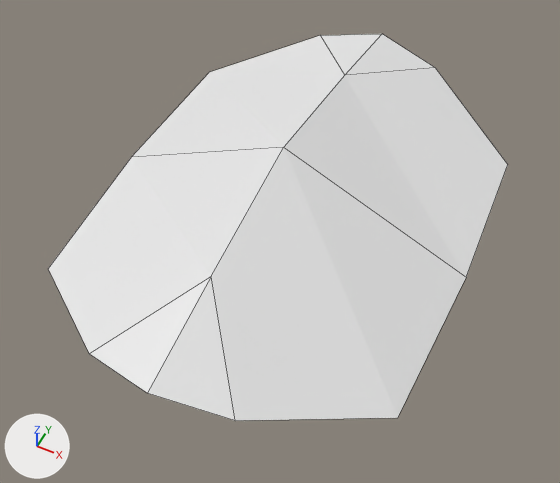
A saved change to the Blender file data/head.blend.
Both versions are drawn from a 50 mm camera at (0.0816, -0.1599, 0.2828) aimed at (0.0061, -0.009, 0.0941). Every picture has the same lights, and +X, +Y and +Z are marked at lower left. Mesh edges are drawn as thin lines. The same objects are shown in both versions, whatever each file hides.

The scene before the commit, as lines of its bpy script (objects in view):
```python
me_icosphere_001 = bpy.data.meshes.new('Icosphere.001')
me_icosphere_001.from_pydata(...)  # 6 vertices, 2 faces; spans x -0.92..0.0, y -1.33..0.02, z 0.26..4.17
# before: 0 (-0.34, -1.25, 1.71), 1 (-0.01, -0.75, 3.2), 2 (0.0, -1.33, 2.27), 3 (-0.02, -0.03, 4.17), 4 (-0.92, 0.02, 0.36)
# before: 5 (-0.89, -0.85, 0.26)
ob_icosphere_001 = bpy.data.objects.new('Icosphere.001', me_icosphere_001)
ob_icosphere_001.location = (0.0, 0.0089, 0.0853)
ob_icosphere_001.rotation_euler = (0.0806, 0.0, 0.0)  # degrees (4.6, 0, 0)
ob_icosphere_001.scale = (0.07, 0.0638, 0.00846)
_m = ob_icosphere_001.modifiers.new('Mirror', 'MIRROR')
_m.use_axis = (True, True, False)
_m.merge_threshold = 0.1
```
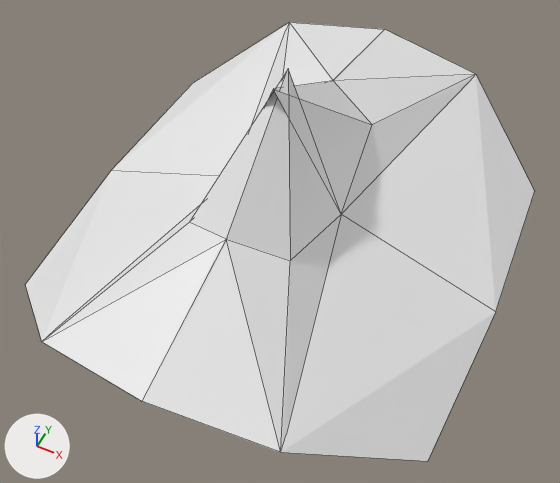
Diff of the bpy script that builds the scene:
```diff
--- a/data/head.blend.py
+++ b/data/head.blend.py
@@ me_icosphere_001 @@
 me_icosphere_001.from_pydata(...)  # 6 vertices, 2 faces; spans x -0.92..0.0, y -1.33..0.02, z 0.26..4.17
 # used by ob_icosphere_001; location = (0.0, 0.0089, 0.0853); rotation_euler = (0.0806, 0.0, 0.0), in degrees (4.6, 0, 0); scale = (0.07, 0.0638, 0.00846)
 # verts and faces of me_icosphere_001; kept vertices keep their numbers, new ones are numbered from 6
+# me_icosphere_001 part 1
+delete_vertices([*range(0, 6)])  # with the faces that use them
+verts[6] = (-0.56, -1.29, 1.71)  # pixel (41, 341)
+verts[7] = (-0.01, -0.59, 3.89)  # pixel (225, 236)
+verts[8] = (0.0, -1.37, 2.29)  # pixel (141, 400)
+verts[9] = (-0.02, 0.08, 7.47)
+verts[10] = (-1.09, 0.02, -1.13)  # pixel (113, 167)
+verts[11] = (-1.05, -0.9, -1.2)  # pixel (25, 284)
+verts[12] = (-0.29, 0.03, 1.49)
+verts[13] = (-0.03, 0.08, 7.45)
+verts[14] = (-0.02, -0.6, 3.84)  # pixel (222, 237)
+verts[15] = (-0.25, -0.5, 2.87)  # pixel (189, 222)
+verts[16] = (-0.55, -1.22, 1.69)  # pixel (54, 329)
+faces += [(6, 8, 7, 14), (6, 16, 12, 10, 11), (12, 15, 13), (7, 9, 13, 15, 14), (6, 15, 12, 16), (6, 14, 15)]
```

Pixel boxes (x1, y1, x2, y2) of what changed, in the pictures (560 x 483 px):
'Icosphere.001', reshaped (11% wider, 13% taller)
    before: (48, 34, 508, 421)
    after: (25, 22, 534, 461)
